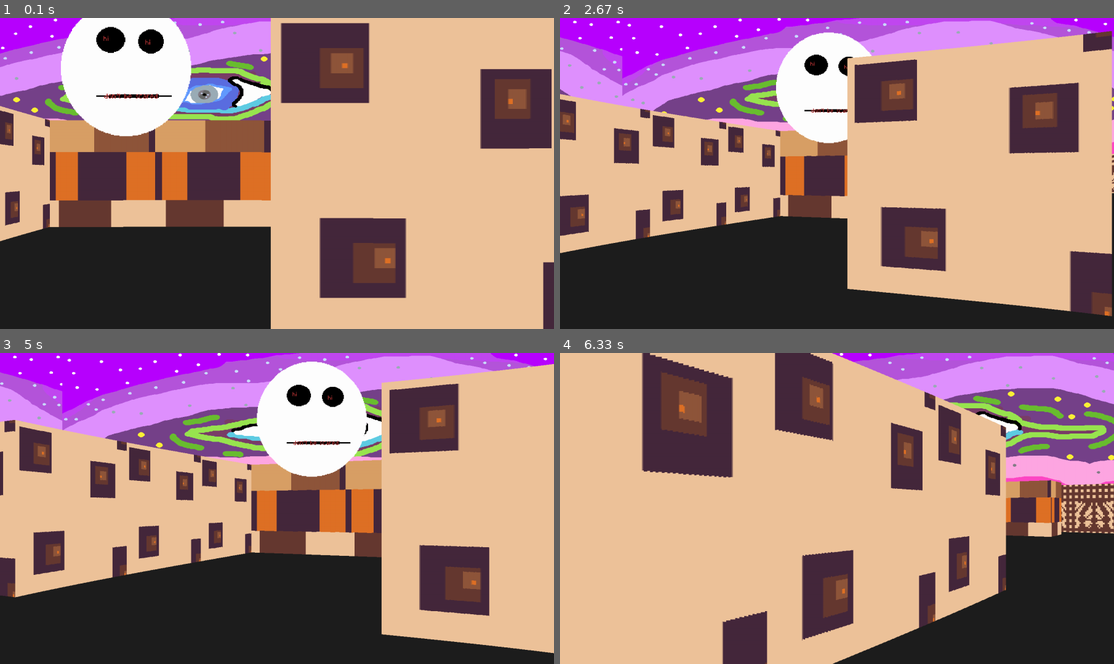
Above: before the commit, frames 1-4 (two rows, left to right).
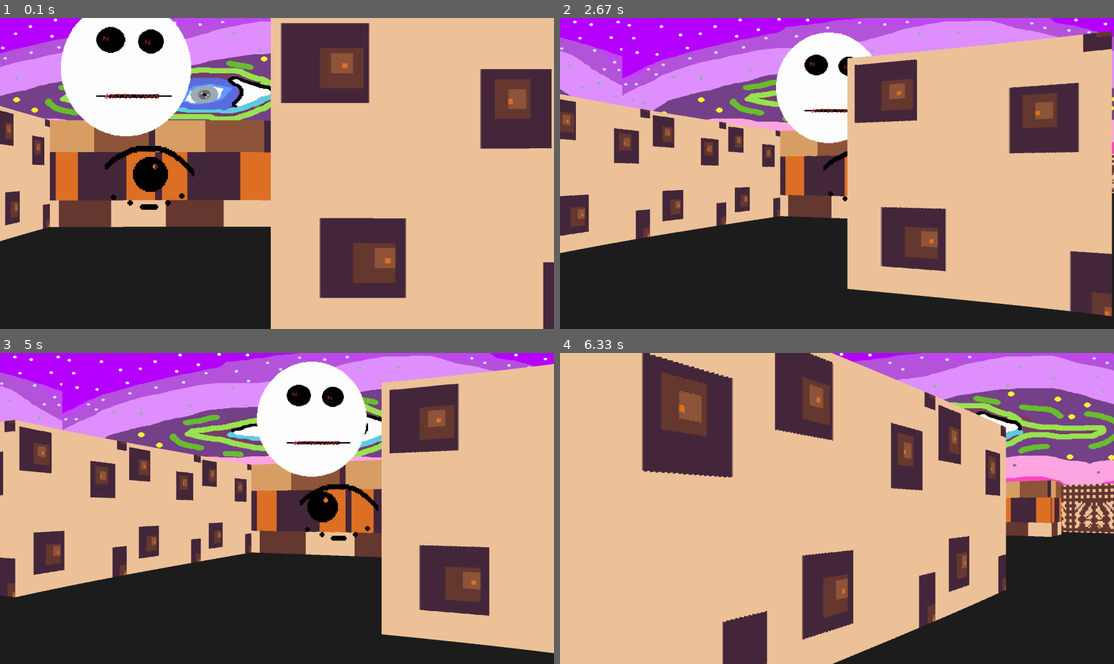
Above: after the commit, the same moments.

Repository: kyrusoo/uni-pygame
Game: pygame game, started from maze/main.py
Two runs of this game, one before a commit and one after it. Both use one fixed random seed, a clock stepped at 60 frames per second and the inputs below.
Inputs (mouse positions are in pixels of both pictures, inside the frame that each line leads up to):
- Up to frame 1 (0.1 s): no input
- Up to frame 2 (2.67 s): hold D 0.33-0.8 s; move the mouse to (814, 185) at 0.37 s; hold W 0.83-1.13 s; move the mouse to (1014, 164) at 0.87 s; hold D 1.17-1.63 s; move the mouse to (842, 195) at 1.2 s; hold A 1.67-2.2 s; move the mouse to (704, 176) at 1.7 s; hold S 2.23-2.53 s; move the mouse to (892, 241) at 2.27 s; hold A from 2.57 s (still down); move the mouse to (665, 245) at 2.6 s
- Up to frame 3 (5 s): release A at 2.97 s; hold W 3-3.37 s; move the mouse to (360, 399) at 3.03 s; hold D 3.4-4.03 s; move the mouse to (481, 617) at 3.43 s; hold S 4.07-4.43 s; move the mouse to (343, 536) at 4.1 s; hold A 4.47-4.93 s; move the mouse to (288, 402) at 4.5 s; hold D from 4.97 s (still down)
- Up to frame 4 (6.33 s): move the mouse to (704, 446) at 5 s; release D at 5.43 s; hold W 5.47-5.77 s; move the mouse to (637, 499) at 5.5 s; hold D 5.8-6.27 s; move the mouse to (809, 589) at 5.83 s; hold A from 6.3 s (still down)

The runs differ from the first frame. In frame 1, 1.0% of the frame differs, in the area x 18-36%, y 41-62%; in frame 2, 0.1%; in frame 3, 0.8%; in frame 4, nothing differs.

Commit message:
feat: animated_sprite(restless__eye)

Diff:
--- a/maze/main.py
+++ b/maze/main.py
@@ -22,11 +22,13 @@
         self.object_renderer = ObjectRenderer(self)
         self.raycasting = RayCasting(self)
         self.static_sprite = SpriteObject(self)
+        self.animated_sprite = AnimatedSprite(self)
 
     def update(self):
         self.player.update()
         self.raycasting.update()
         self.static_sprite.update()
+        self.animated_sprite.update()
         pg.display.flip()
         self.delta_time = self.clock.tick(FPS)
         pg.display.set_caption(f'{self.clock.get_fps() :.1f}')
--- a/maze/sprite_object.py
+++ b/maze/sprite_object.py
@@ -1,9 +1,12 @@
 import pygame as pg
 from settings import *
+import os
+from collections import deque
+
 
 class SpriteObject:
     def __init__(self, game, path='resources/sprites/static_sprites/1.png',
-                 pos=(5, 4.0), scale=1.5, shift=-0.5):
+                 pos=(5.0, 4.0), scale=1.5, shift=-0.5):
         self.game = game
         self.player = game.player
         self.x, self.y = pos
@@ -48,3 +51,39 @@
 
     def update(self):
         self.get_sprite()
+
+
+class AnimatedSprite(SpriteObject):
+    def __init__(self, game, path='resources/sprites/animated_sprites/eye/eye-1.png',
+                 pos=(5.8, 4.0), scale=0.8, shift=0.0, animation_time=120):
+        super().__init__(game, path, pos, scale, shift)
+        self.animation_time = animation_time
+        self.path = path.rsplit('/', 1)[0]
+        self.images = self.get_images(self.path)
+        self.animation_time_prev = pg.time.get_ticks()
+        self.animation_trigger = False
+
+    def update(self):
+        super().update()
+        self.check_animation_time()
+        self.animate(self.images)
+
+    def animate(self, images):
+        if self.animation_trigger:
+            images.rotate(-1)
+            self.image = images[0]
+
+    def check_animation_time(self):
+        self.animation_trigger = False
+        time_now = pg.time.get_ticks()
+        if time_now - self.animation_time_prev > self.animation_time:
+            self.animation_time_prev = time_now
+            self.animation_trigger = True
+
+    def get_images(self, path):
+        images = deque()
+        for file_name in os.listdir(path):
+            if os.path.isfile(os.path.join(path, file_name)):
+                img = pg.image.load(path + '/' + file_name).convert_alpha()
+                images.append(img)
+        return images
Binary file added: resources/sprites/animated_sprites/eye/eye-1.png
Binary file added: resources/sprites/animated_sprites/eye/eye-2.png
Binary file added: resources/sprites/animated_sprites/eye/eye-3.png
Binary file added: resources/sprites/animated_sprites/eye/eye-4.png
